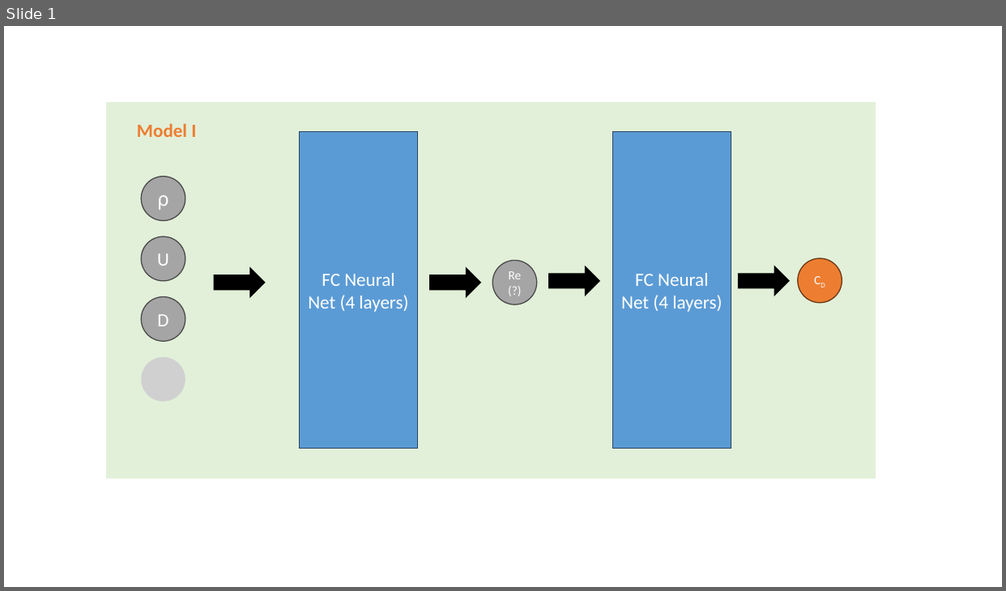
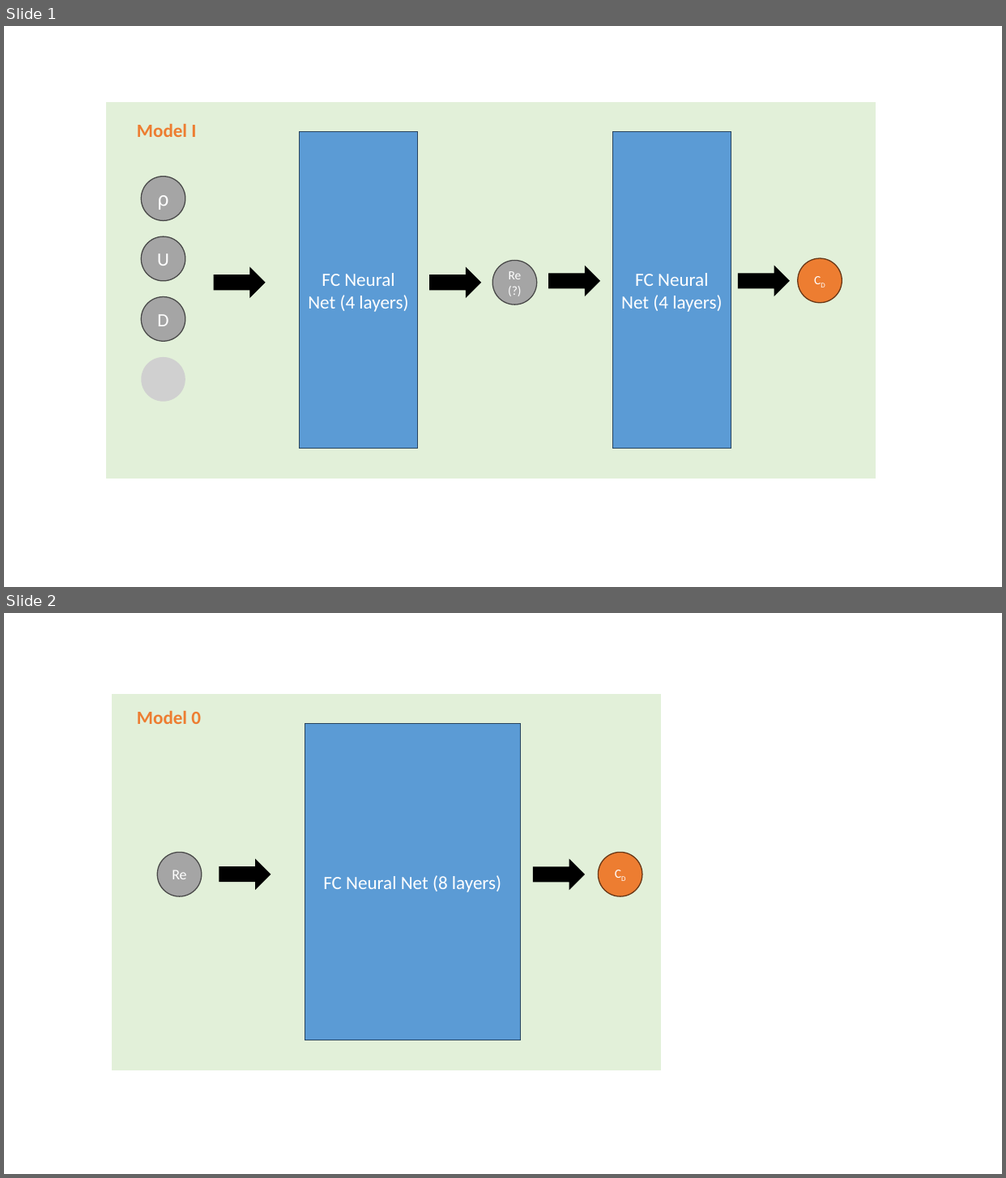
Before and after one commit to Payam-Mousavi/Buckingham, a slide deck: Figures/model_schematics.pptx. Shown one above the other, each under a label of ours: slide 1 before the commit, slides 1 and 2 after it. The pictures are 1006x591 and 1006x1178 pixels, drawn with LibreOffice and Linux fonts; fonts in the diff are those of the drawing; grey boxes stand for pictures. Boxes give left, top, right and bottom in pixels: in the first picture for what was removed or moved away, otherwise in the second. Text is boxed around its words. In the diff, an @@ line names an element or a change of style, - is before the commit and + after.

Commit message:
Initial implementation of scalings for the 4-input model.

```diff
--- a/Figures/model_schematics.pptx
+++ b/Figures/model_schematics.pptx
@@ slide 2 added at bbox=[4, 613, 1002, 1174], background #FFFFFF @@
@@ group added at bbox=[112, 694, 660, 1071]: 2 rectangles, 2 ellipses, 2 right arrows, 1 text @@
+Re
+FC Neural Net (8 layers)
+CD
+Model 0
```
Also in this commit, not shown: 4 other files.
